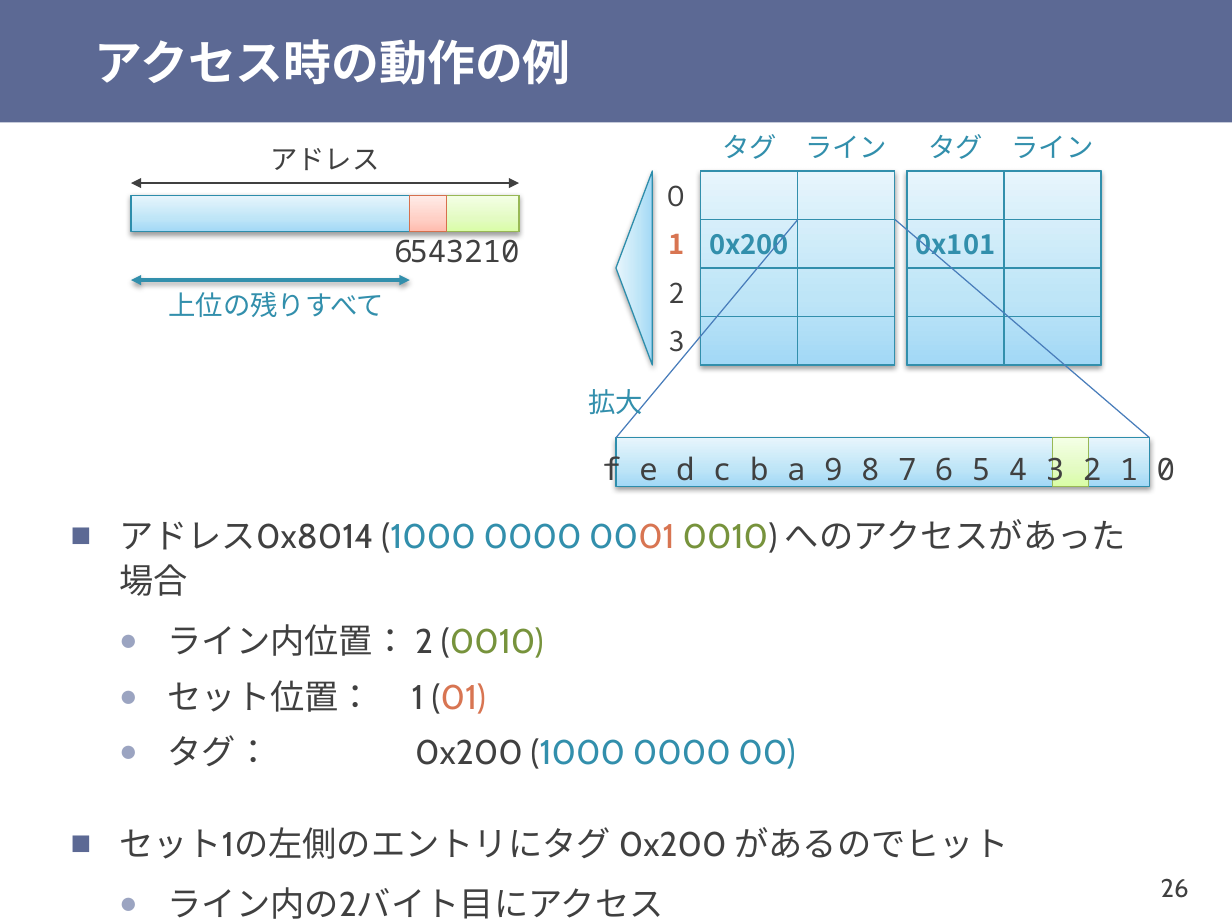
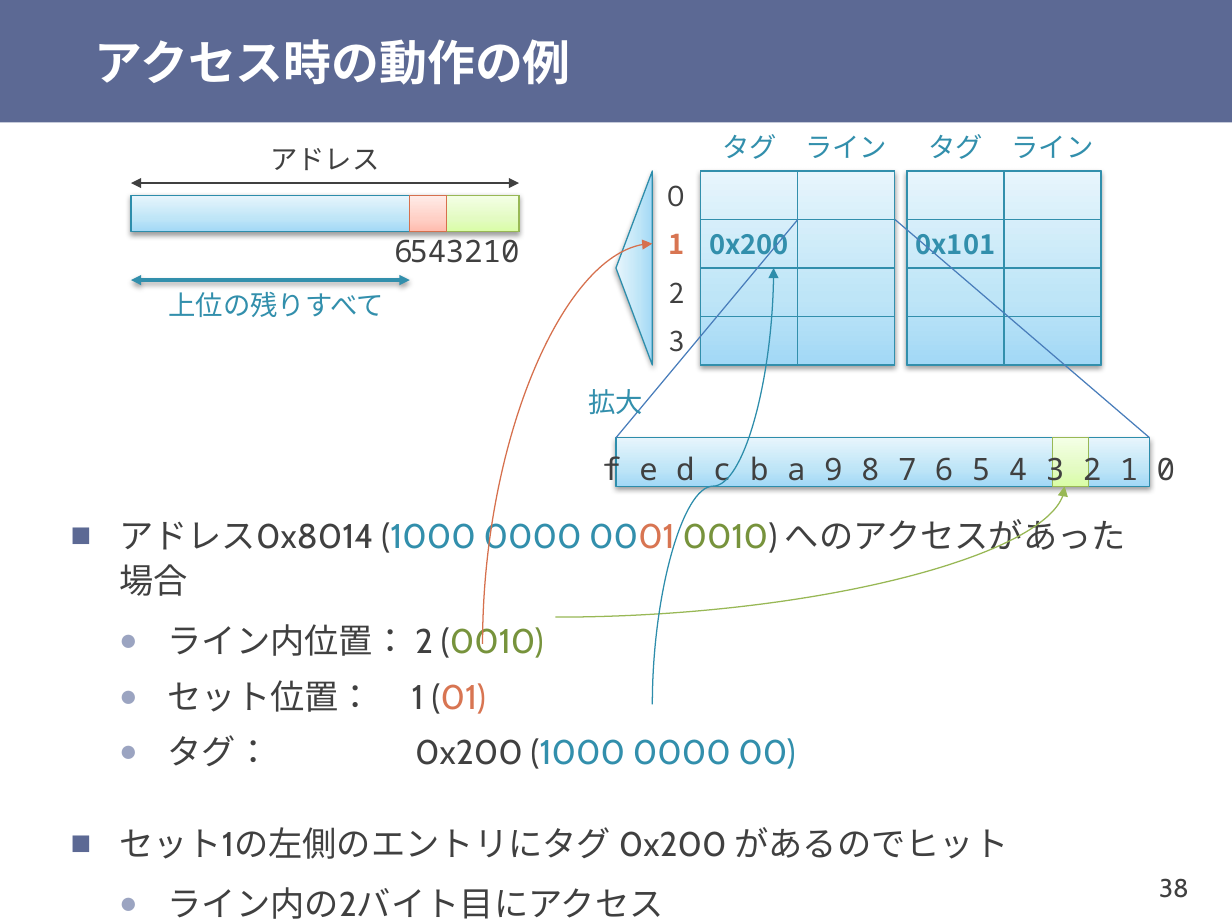
Before and after one commit to shioyadan/otya-computer-architecture-i, a slide deck: slide 38 of cai-shioya-10.pptx (slide 26 before the commit). Drawn at 1232x924 pixels with LibreOffice and Linux fonts; fonts in the diff are those of the drawing. Boxes give left, top, right and bottom in pixels: in the first picture for what was removed or moved away, otherwise in the second. Text is boxed around its words. In the diff, an @@ line names an element or a change of style, - is before the commit and + after.

```diff
--- a/cai-shioya-10.pptx
+++ b/cai-shioya-10.pptx
@@ curved arrow added from (483, 644) to (653, 244), #D7714D 0.75 pt @@
@@ curved arrow added from (653, 705) to (774, 269), #2E8DAB 0.75 pt @@
@@ curved arrow added from (556, 617) to (1064, 487), #98B955 0.75 pt @@
@@ page number at (x1=1159, y1=878, x2=1189, y2=898): text changed @@
-26
+38
```
Also in this commit, not shown: 16 other slides changed, 52 slides added, 3 other files.
